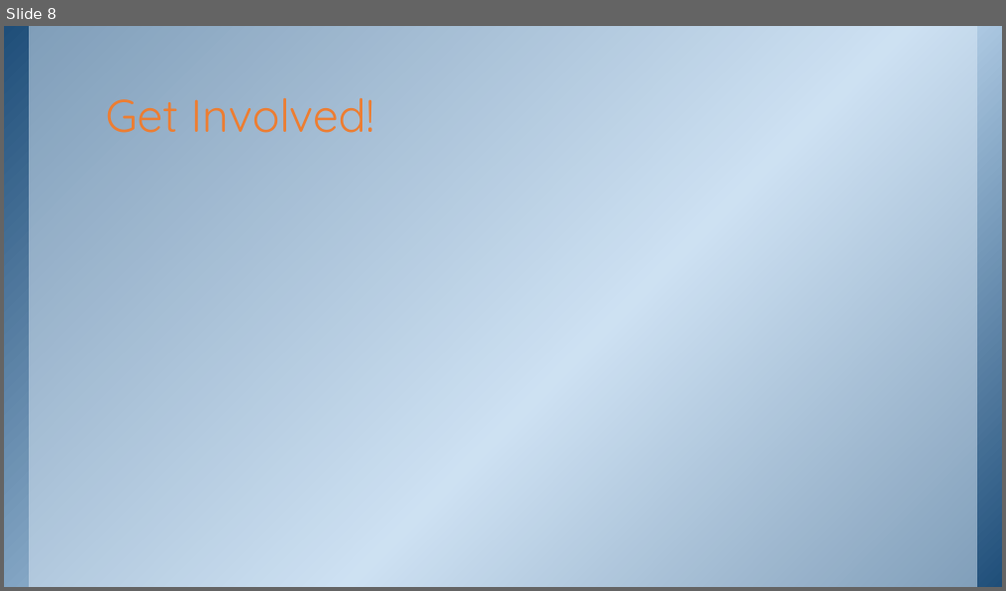
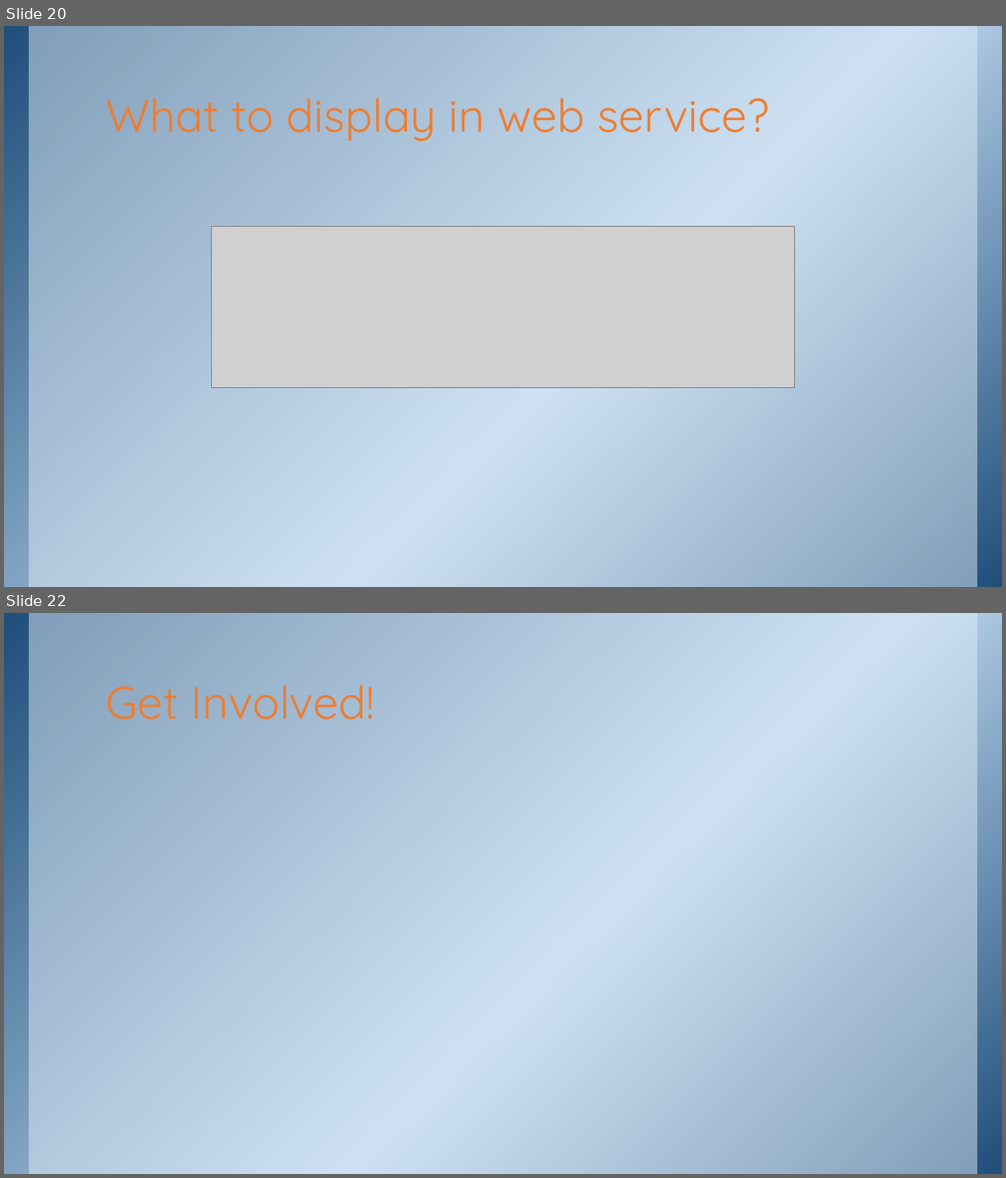
Before and after one commit to purpleabab/wtcs-data-systems-validators, a slide deck: document/DataTypeValidator.pptx. Shown one above the other, each under a label of ours: slide 8 before the commit, slides 20 and 22 after it; the slides between them are not shown. The pictures are 1006x591 and 1006x1178 pixels, drawn with LibreOffice and Linux fonts; fonts in the diff are those of the drawing; grey boxes stand for pictures; background and template pictures are left out. Boxes give left, top, right and bottom in pixels: in the first picture for what was removed or moved away, otherwise in the second. Text is boxed around its words. In the diff, an @@ line names an element or a change of style, - is before the commit and + after.

```diff
--- a/document/DataTypeValidator.pptx
+++ b/document/DataTypeValidator.pptx
@@ slide 20 added at (4, 26, 1002, 587), background picture (left out); not listed: 2 template elements that a slide beside it also shows @@
@@ title added at (106, 98, 769, 141), 44 pt, text #ED7D31 @@
+What to display in web service?
@@ picture added at (211, 226, 795, 387) @@
@@ what was slide 8 is now slide 22 @@
```
Also in this commit, not shown: 2 slides changed, 13 other slides added, 1 other file.
